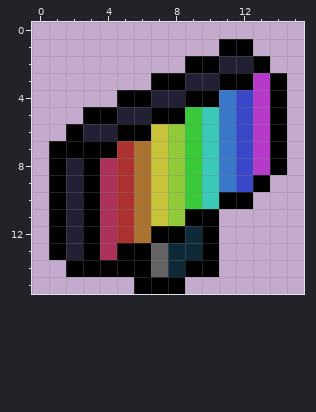
Two versions of one pixel-art file, assets/textures/aseprite/monitor.aseprite. This is how it looked before the edit.
16x16 pixels, 1 frame.
Once edited:
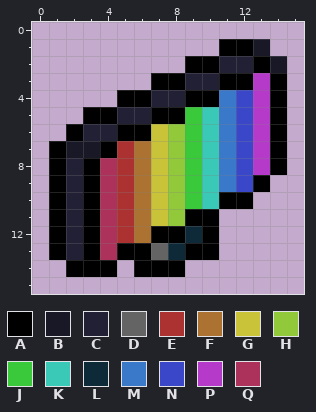
Palette (. is transparent): A #000000  B #191827  C #222034  D #646464  E #ac3232  F #ac7232  G #c9c33a  H #91c93a  J #3ac93a  K #3ac9b6  L #0e2938  M #3a78c9  N #3a47c9  P #b63ac9  Q #ac325c
Changes in this commit:
Colour A replaces colour D in row 14 at x 7.
Colour A replaces colour L in row 13 at x 9; in row 14 at x 8.
Colour B is added in row 1 at x 13; in row 2 at x 14.
Colour B replaces colour A in row 7 at x 2 to 3.
Colour A is gone in row 14 at x 5 and 9 to 10; in row 15 at x 6 to 8.
